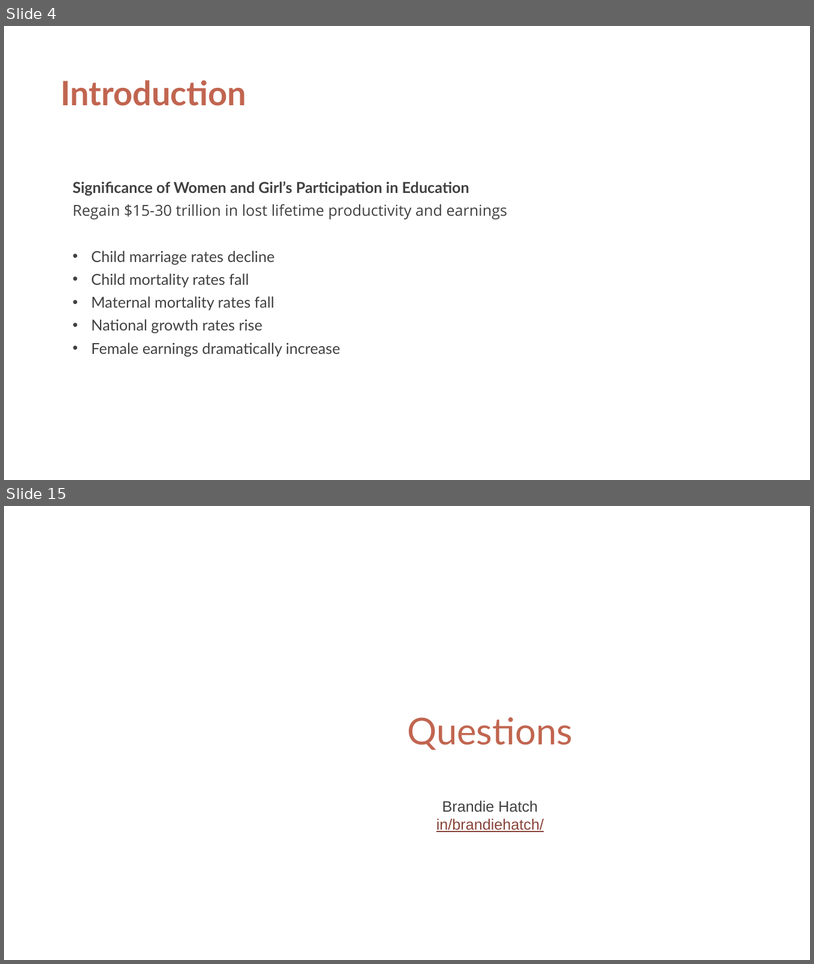
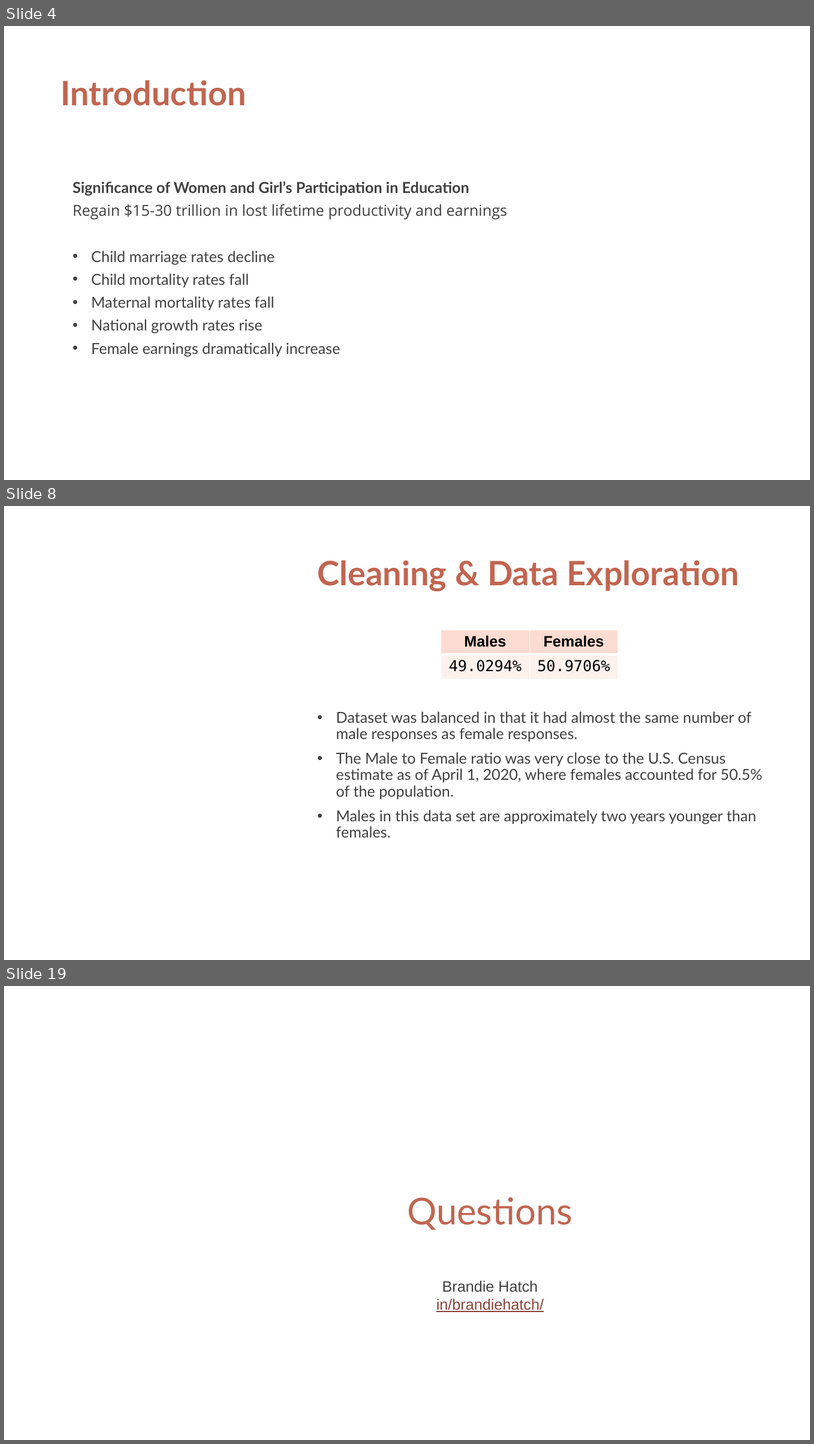
Before and after one commit to brandiehatch/capstone, a slide deck: capstone.pptx. Shown one above the other, each under a label of ours: slides 4 and 15 before the commit, slides 4, 8 and 19 after it; the slides between them are not shown. The pictures are 814x964 and 814x1444 pixels, drawn with LibreOffice and Linux fonts; fonts in the diff are those of the drawing; background and template pictures are left out. Boxes give left, top, right and bottom in pixels: in the first picture for what was removed or moved away, otherwise in the second. Text is boxed around its words. In the diff, an @@ line names an element or a change of style, - is before the commit and + after.

```diff
--- a/capstone.pptx
+++ b/capstone.pptx
@@ slide 8 added at (x1=4, y1=506, x2=810, y2=960), background #FFFFFF @@
@@ title added at (x1=317, y1=560, x2=740, y2=591), 40 pt, text #C16550, bold @@
+Cleaning & Data Exploration
@@ table added at (x1=441, y1=630, x2=618, y2=679), 2 rows, 2 columns @@
+Males | Females
+49.0294% | 50.9706%
@@ text added at (x1=336, y1=711, x2=763, y2=837), 18 pt, text #404040 @@
+  • Dataset was balanced in that it had almost the same number of male responses as female responses.
+  • The Male to Female ratio was very close to the U.S. Census estimate as of April 1, 2020, where females accounted for 50.5% of the population.
+  • Males in this data set are approximately two years younger than females.
@@ what was slide 15 is now slide 19 @@
```
Also in this commit, not shown: 3 slides changed, 9 other slides added, 6 slides removed, 12 other files.
